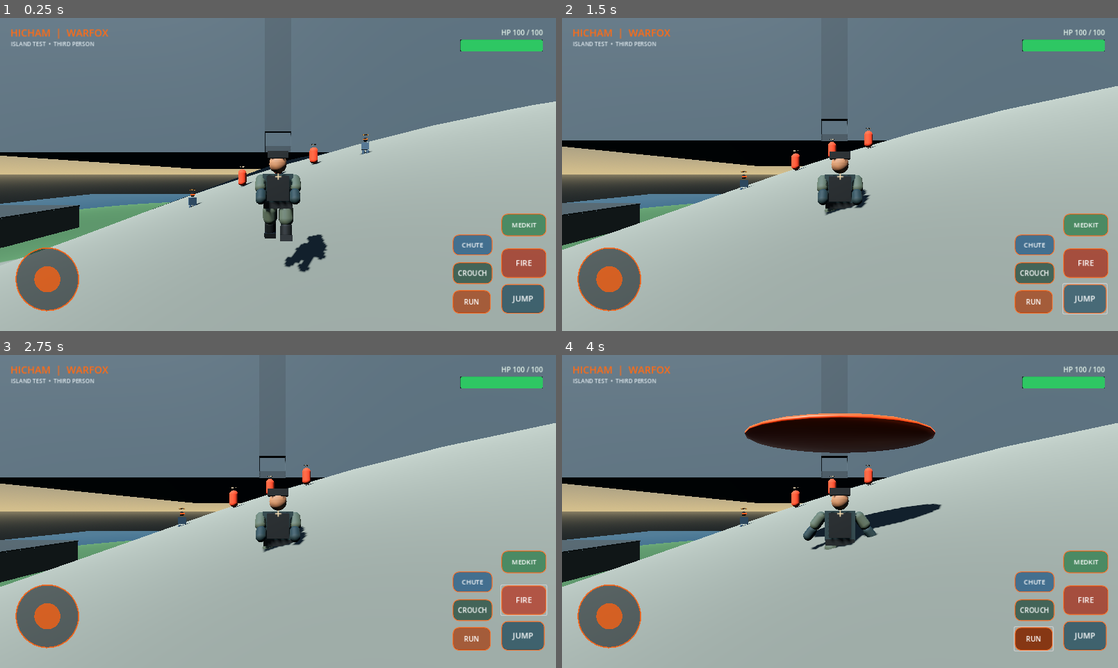
Above: before the commit, frames 1-4 (two rows, left to right).
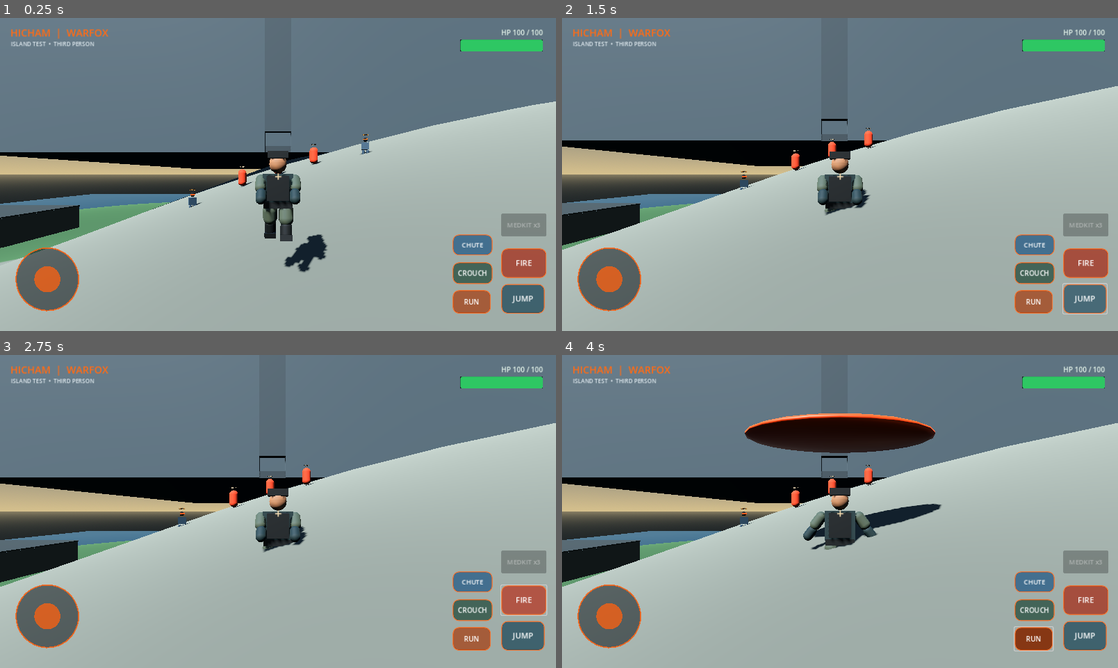
Above: after the commit, the same moments.

Repository: hicham07dzz-cyber/WARFOX
Game: Godot game, scene res://scenes/main.tscn
Same seed, same stepped clock (60 frames per second), same inputs: the game is played once before the commit and once after it.
Inputs (mouse positions are in pixels of both pictures, inside the frame that each line leads up to):
- Up to frame 1 (0.25 s): no input
- Up to frame 2 (1.5 s): click (1084, 224) at 0.5 s, where only the run before the commit has a clickable "MEDKIT"; click "JUMP" at 1.25 s
- Up to frame 3 (2.75 s): click "FIRE" at 2 s
- Up to frame 4 (4 s): click "CHUTE" at 2.75 s; click "RUN" at 3.5 s

The runs differ from the first frame. In frame 1, 0.6% of the frame differs, in the area x 90-99%, y 62-70%; in frame 2, 0.6%; in frame 3, 0.6%; in frame 4, 0.6%.

Commit message:
Display remaining medkit inventory on mobile HUD

Diff:
--- a/scripts/mobile_hud.gd
+++ b/scripts/mobile_hud.gd
@@ -11,6 +11,7 @@
 var parachute_pulse := false
 var health_bar: ProgressBar
 var health_text: Label
+var medkit_button: Button
 
 func _ready() -> void:
 	_build_hud()
@@ -134,18 +135,18 @@
 	fire.button_down.connect(func(): fire_pulse = true)
 	root.add_child(fire)
 
-	var medkit := Button.new()
-	medkit.text = "MEDKIT"
-	medkit.size = Vector2(104, 52)
-	medkit.anchor_left = 1.0
-	medkit.anchor_top = 1.0
-	medkit.anchor_right = 1.0
-	medkit.anchor_bottom = 1.0
-	medkit.position = Vector2(-126, -270)
-	medkit.add_theme_font_size_override("font_size", 15)
-	_style_button(medkit, Color(0.16, 0.48, 0.28))
-	medkit.pressed.connect(func(): heal_pulse = true)
-	root.add_child(medkit)
+	medkit_button = Button.new()
+	medkit_button.text = "MEDKIT x3"
+	medkit_button.size = Vector2(104, 52)
+	medkit_button.anchor_left = 1.0
+	medkit_button.anchor_top = 1.0
+	medkit_button.anchor_right = 1.0
+	medkit_button.anchor_bottom = 1.0
+	medkit_button.position = Vector2(-126, -270)
+	medkit_button.add_theme_font_size_override("font_size", 15)
+	_style_button(medkit_button, Color(0.16, 0.48, 0.28))
+	medkit_button.pressed.connect(func(): heal_pulse = true)
+	root.add_child(medkit_button)
 
 	var chute := Button.new()
 	chute.text = "CHUTE"
@@ -199,6 +200,9 @@
 		if health_bar != null:
 			health_bar.value = player.health
 			health_text.text = "HP " + str(player.health) + " / 100"
+		if medkit_button != null:
+			medkit_button.text = "MEDKIT x" + str(player.medkits)
+			medkit_button.disabled = player.medkits <= 0 or player.health >= 100 or player.healing
 	jump_pulse = false
 	fire_pulse = false
 	heal_pulse = false
